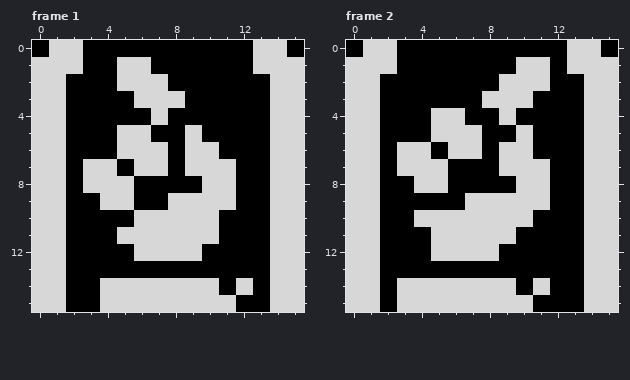
Pixel-art file -- References/nono01.aseprite. The first picture shows the starting point.
16x16 pixels, 2 frames. Shown: frame 1, frame 2.
And afterwards:
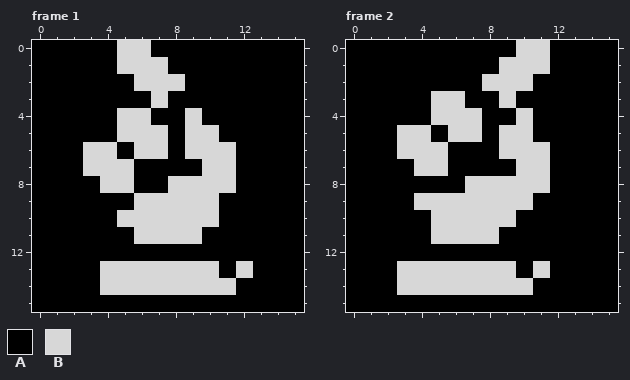
Palette (. is transparent): A #000000  B #d7d7d7
The edit:
--- frame 1
@@ x 0..15 @@
- 0 ABBAAAAAAAAAABBA
- 1 BBBAABBAAAAAABBB
- 2 BBAAABBBAAAAAABB
- 3 BBAAAABBBAAAAABB
- 4 BBAAAAABAAAAAABB
- 5 BBAAABBAABAAAABB
- 6 BBAAABBBABBAAABB
- 7 BBABBABBABBBAABB
- 8 BBABBBAAAABBAABB
- 9 BBAABBAABBBBAABB
-10 BBAAAABBBBBAAABB
-11 BBAAABBBBBBAAABB
-12 BBAAAABBBBAAAABB
-13 BBAAAAAAAAAAAABB
-14 BBAABBBBBBBABABB
-15 BBAABBBBBBBBAABB
+ 0 AAAAABBAAAAAAAAA
+ 1 AAAAABBBAAAAAAAA
+ 2 AAAAAABBBAAAAAAA
+ 3 AAAAAAABAAAAAAAA
+ 4 AAAAABBAABAAAAAA
+ 5 AAAAABBBABBAAAAA
+ 6 AAABBABBABBBAAAA
+ 7 AAABBBAAAABBAAAA
+ 8 AAAABBAABBBBAAAA
+ 9 AAAAAABBBBBAAAAA
+10 AAAAABBBBBBAAAAA
+11 AAAAAABBBBAAAAAA
+12 AAAAAAAAAAAAAAAA
+13 AAAABBBBBBBABAAA
+14 AAAABBBBBBBBAAAA
+15 AAAAAAAAAAAAAAAA
--- frame 2
@@ x 0..15 @@
- 0 ABBAAAAAAAAAABBA
- 1 BBBAAAAAAABBABBB
- 2 BBAAAAAAABBBAABB
- 3 BBAAAAAABBBAAABB
- 4 BBAAABBAABAAAABB
- 5 BBAAABBBAABAAABB
- 6 BBABBABBABBAAABB
- 7 BBABBBAAABBBAABB
- 8 BBAABBAAAABBAABB
- 9 BBAAAAABBBBBAABB
-10 BBAABBBBBBBAAABB
-11 BBAAABBBBBAAAABB
-12 BBAAABBBBAAAAABB
-13 BBAAAAAAAAAAAABB
-14 BBABBBBBBBABAABB
-15 BBABBBBBBBBAAABB
+ 0 AAAAAAAAAABBAAAA
+ 1 AAAAAAAAABBBAAAA
+ 2 AAAAAAAABBBAAAAA
+ 3 AAAAABBAABAAAAAA
+ 4 AAAAABBBAABAAAAA
+ 5 AAABBABBABBAAAAA
+ 6 AAABBBAAABBBAAAA
+ 7 AAAABBAAAABBAAAA
+ 8 AAAAAAABBBBBAAAA
+ 9 AAAABBBBBBBAAAAA
+10 AAAAABBBBBAAAAAA
+11 AAAAABBBBAAAAAAA
+12 AAAAAAAAAAAAAAAA
+13 AAABBBBBBBABAAAA
+14 AAABBBBBBBBAAAAA
+15 AAAAAAAAAAAAAAAA
Where, in picture pixels (left, top, right, bottom), the same in both pictures:
changed: (32, 40, 304, 312)
changed: (346, 40, 618, 312)
